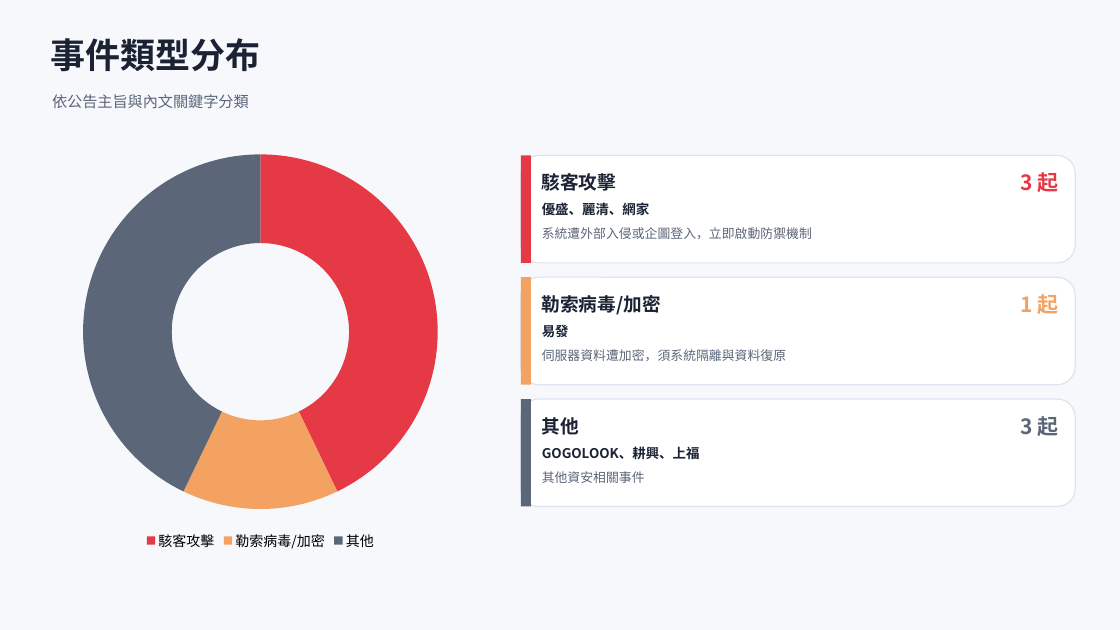
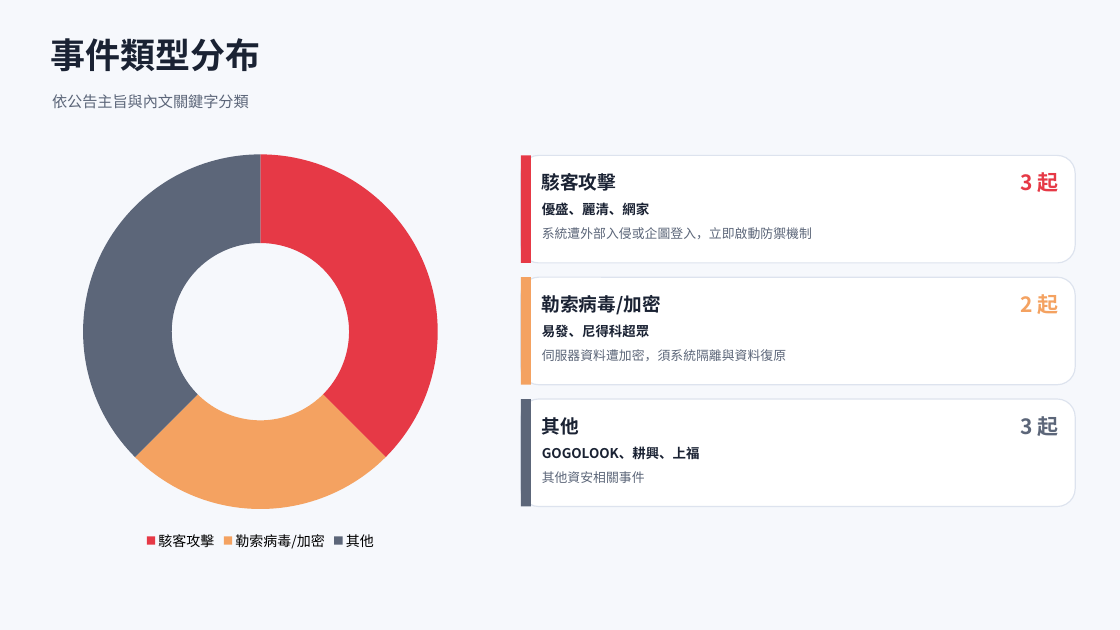
Before and after one commit to Johnnylin77/mops-isec-monitor, a slide deck: slide 3 of 資安事件因應分析.pptx. Drawn at 1120x630 pixels with LibreOffice and Linux fonts; fonts in the diff are those of the drawing. Boxes give left, top, right and bottom in pixels: in the first picture for what was removed or moved away, otherwise in the second. Text is boxed around its words. In the diff, an @@ line names an element or a change of style, - is before the commit and + after.

```diff
--- a/資安事件因應分析.pptx
+++ b/資安事件因應分析.pptx
@@ doughnut chart at bbox=[42, 143, 479, 555] @@
@@ Series 1, 駭客攻擊: 43 to 38 @@
@@ Series 1, 勒索病毒/加密: 14 to 25 @@
@@ Series 1, 其他: 43 to 38 @@
@@ text at bbox=[1020, 294, 1058, 314]: text changed @@
-1 起
+2 起
@@ text at bbox=[542, 324, 649, 338]: text changed @@
-易發
+易發、尼得科超眾
```
Also in this commit, not shown: 4 other slides changed, 2 other files.
